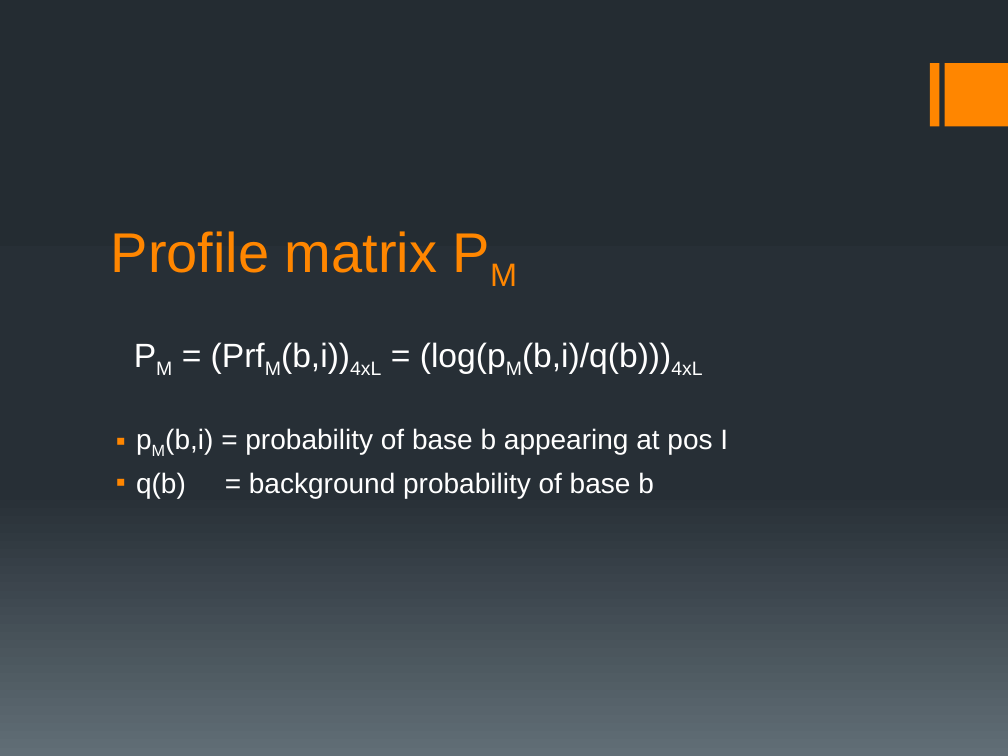
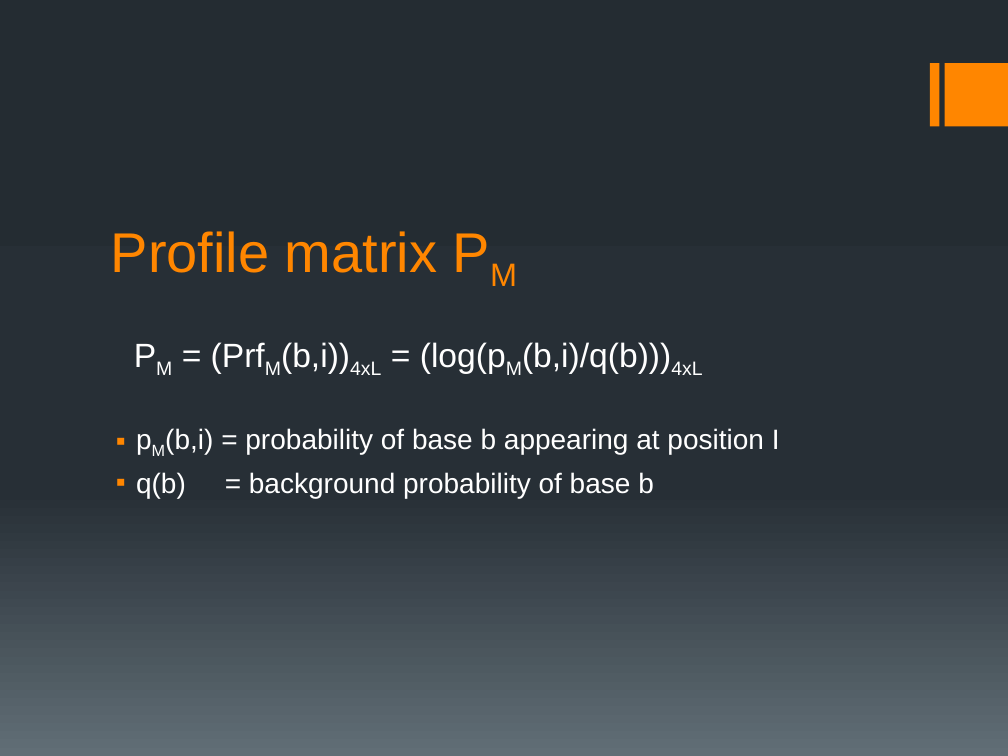
Before and after one commit to ship561/final-project, a slide deck: slide 7 of bioinformatics presentation.pptx. Drawn at 1008x756 pixels with LibreOffice and Linux fonts; fonts in the diff are those of the drawing. Boxes give left, top, right and bottom in pixels: in the first picture for what was removed or moved away, otherwise in the second. Text is boxed around its words. In the diff, an @@ line names an element or a change of style, - is before the commit and + after.

Commit message:
done with ppt

```diff
--- a/bioinformatics presentation.pptx
+++ b/bioinformatics presentation.pptx
@@ text at (x1=165, y1=428, x2=780, y2=454): text changed @@
-▪ pM(b,i) = probability of base b appearing at pos I
+▪ pM(b,i) = probability of base b appearing at position I
```
Also in this commit, not shown: 3 other slides changed.
